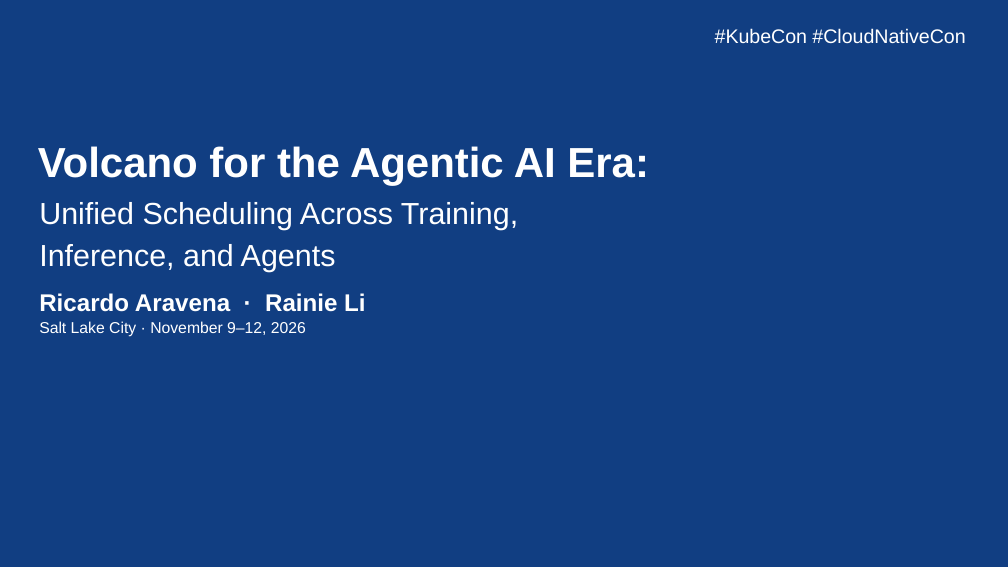
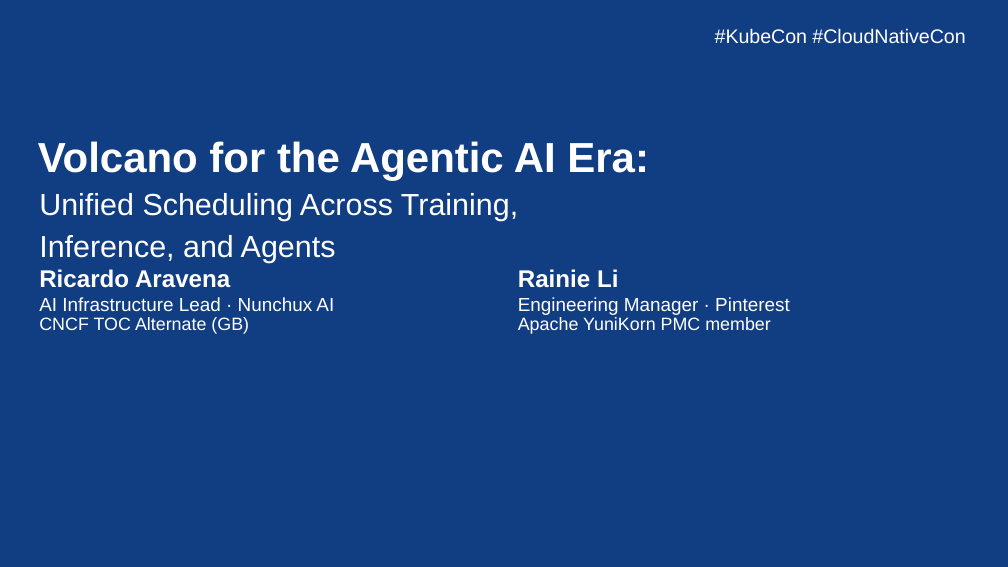
Before and after one commit to JesseStutler/volcano, a slide deck: slide 1 of docs/ppt/Volcano_KubeCon_NA_2026.pptx. Drawn at 1008x567 pixels with LibreOffice and Linux fonts; fonts in the diff are those of the drawing; background and template pictures are left out. Boxes give left, top, right and bottom in pixels: in the first picture for what was removed or moved away, otherwise in the second. Text is boxed around its words. In the diff, an @@ line names an element or a change of style, - is before the commit and + after.

```diff
--- a/docs/ppt/Volcano_KubeCon_NA_2026.pptx
+++ b/docs/ppt/Volcano_KubeCon_NA_2026.pptx
@@ text "Volcano for the Agentic AI ...": place and size @@
-text "Volcano for the Agentic AI ..." at [38, 146, 649, 185]
+text "Volcano for the Agentic AI ..." at [38, 141, 649, 181]
@@ text "Unified Scheduling Across Training,": place and size @@
-text "Unified Scheduling Across Training," at [39, 202, 518, 272]
+text "Unified Scheduling Across Training," at [39, 193, 518, 263]
@@ text at [39, 269, 230, 288]: text changed @@
-Ricardo Aravena · Rainie Li
+Ricardo Aravena
@@ text added at [518, 269, 618, 288], 23 pt, text #FFFFFF, bold @@
+Rainie Li
@@ text added at [39, 297, 334, 311], 18 pt, text #FFFFFF @@
+AI Infrastructure Lead · Nunchux AI
@@ text added at [518, 297, 790, 315], 18 pt, text #FFFFFF @@
+Engineering Manager · Pinterest
@@ text removed at [39, 321, 306, 337] @@
-Salt Lake City · November 9–12, 2026
@@ text added at [39, 317, 249, 334], 17 pt, text #FFFFFF @@
+CNCF TOC Alternate (GB)
@@ text added at [518, 317, 771, 334], 17 pt, text #FFFFFF @@
+Apache YuniKorn PMC member
```
Also in this commit, not shown: 4 other slides changed, 18 other files.
